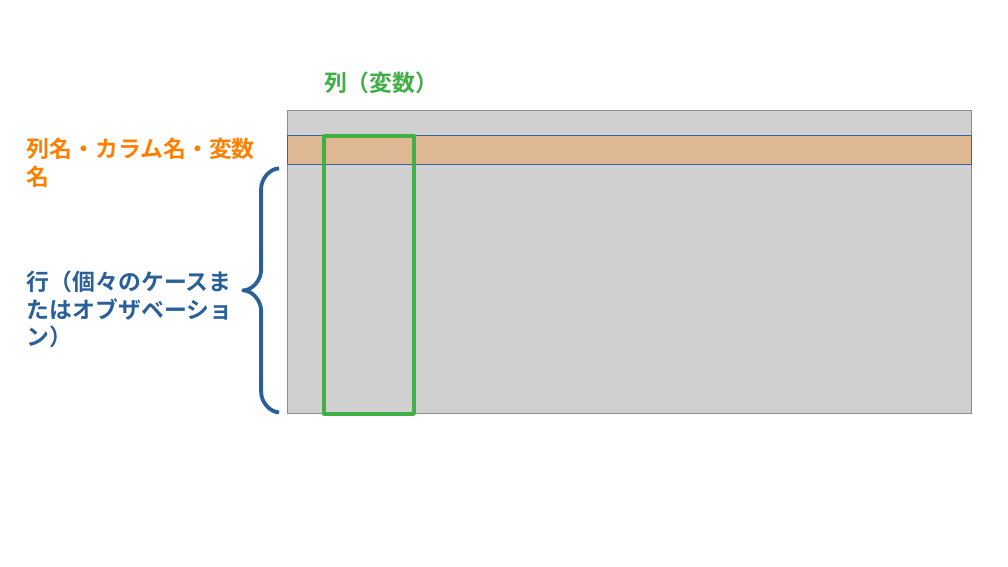
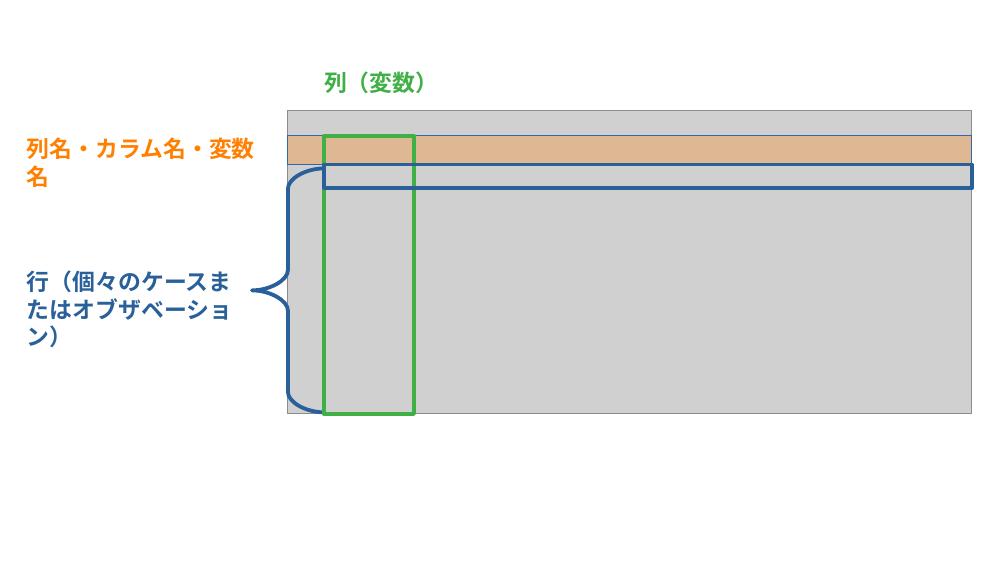
Before and after one commit to izunyan/gisho12, a slide deck: slide 1 of images/df_xl.odp. Drawn at 1008x567 pixels with LibreOffice and Linux fonts; fonts in the diff are those of the drawing; grey boxes stand for pictures. Boxes give left, top, right and bottom in pixels: in the first picture for what was removed or moved away, otherwise in the second. Text is boxed around its words. In the diff, an @@ line names an element or a change of style, - is before the commit and + after.

```diff
--- a/images/df_xl.odp
+++ b/images/df_xl.odp
@@ freeform shape: place and size @@
-freeform shape at box(243, 168, 279, 413)
+freeform shape at box(252, 168, 325, 413)
@@ rectangle added at box(324, 165, 972, 188), outline #2A6099 3 pt @@
```
Also in this commit, not shown: 40 other files.
